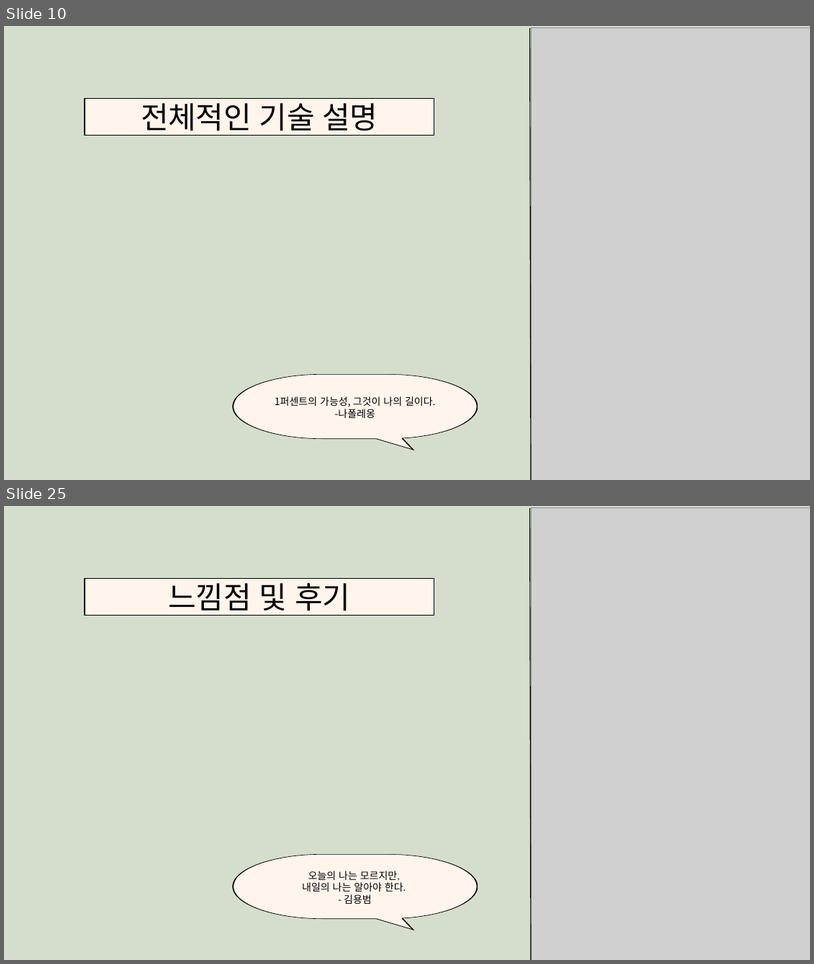
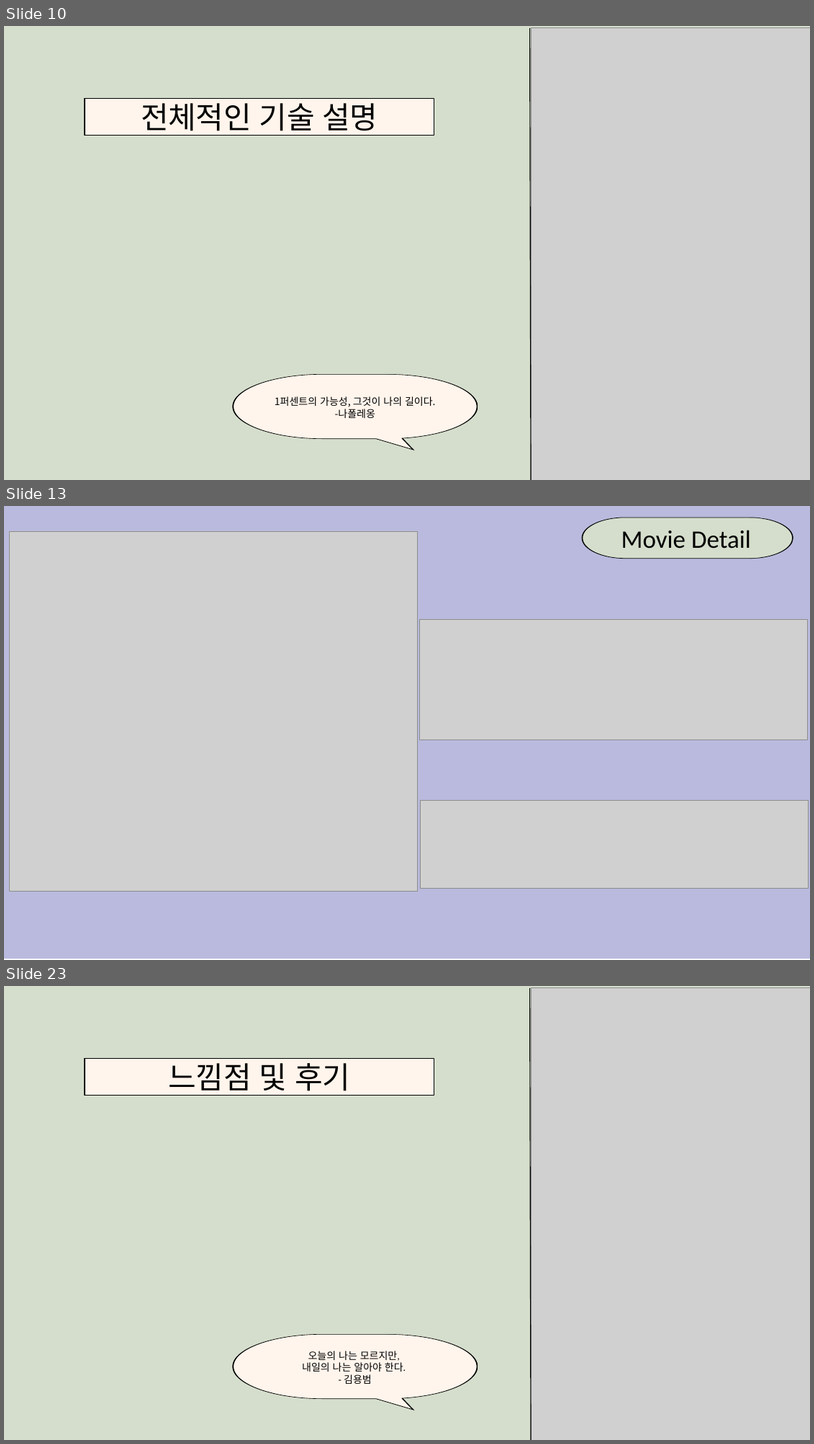
Before and after one commit to a184562/FinalProject, a slide deck: finalproject.pptx. Shown one above the other, each under a label of ours: slides 10 and 25 before the commit, slides 10, 13 and 23 after it; the slides between them are not shown. The pictures are 814x964 and 814x1444 pixels, drawn with LibreOffice and Linux fonts; fonts in the diff are those of the drawing; grey boxes stand for pictures. Boxes give left, top, right and bottom in pixels: in the first picture for what was removed or moved away, otherwise in the second. Text is boxed around its words. In the diff, an @@ line names an element or a change of style, - is before the commit and + after.

```diff
--- a/finalproject.pptx
+++ b/finalproject.pptx
@@ slide 13 added at bbox=[4, 506, 810, 960], background #FFFFFF @@
@@ freeform shape added at bbox=[4, 506, 810, 958], fill #B9BADD @@
@@ freeform shape added at bbox=[581, 518, 793, 559], fill #000000 @@
@@ freeform shape added at bbox=[583, 518, 793, 559], fill #D5DECC @@
@@ picture added at bbox=[9, 531, 417, 890] @@
@@ text added at bbox=[622, 530, 751, 548], 45 pt, text #000000 @@
+Movie Detail
@@ picture added at bbox=[419, 619, 808, 739] @@
@@ picture added at bbox=[420, 800, 808, 888] @@
@@ what was slide 25 is now slide 23 @@
```
Also in this commit, not shown: 10 slides changed, 1 other slide added, 4 slides removed, 1 other file.
